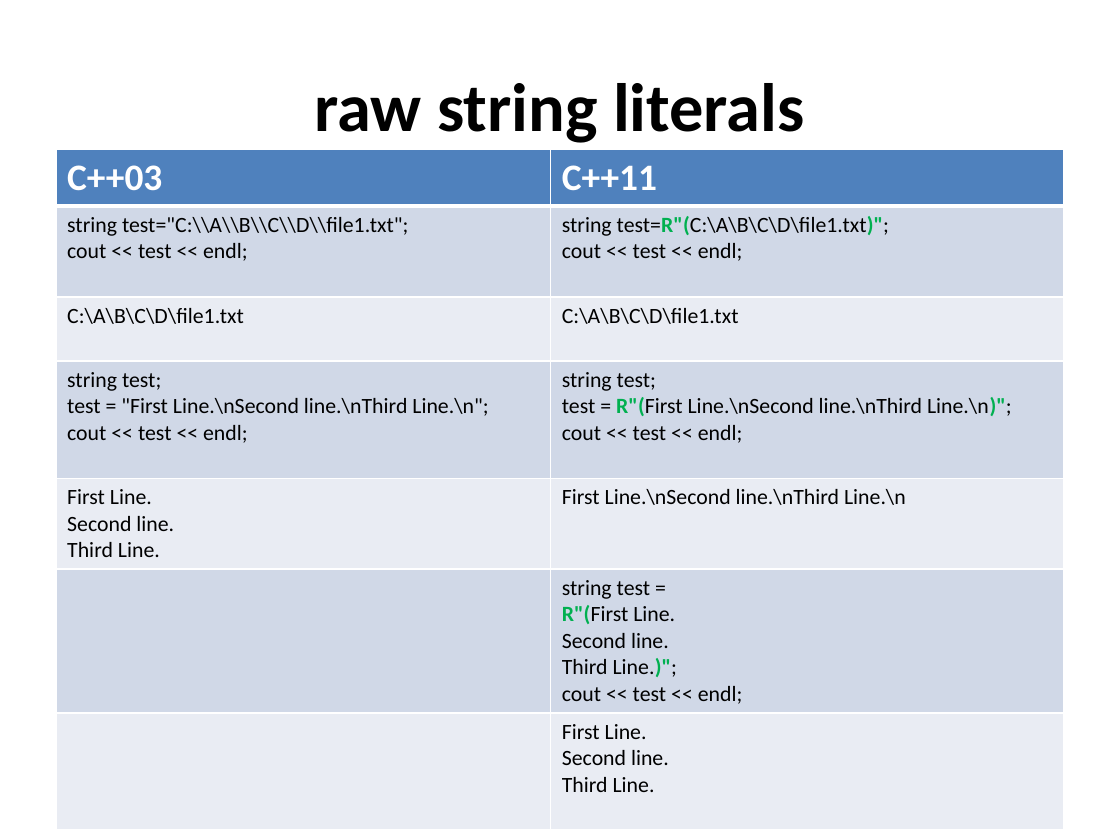
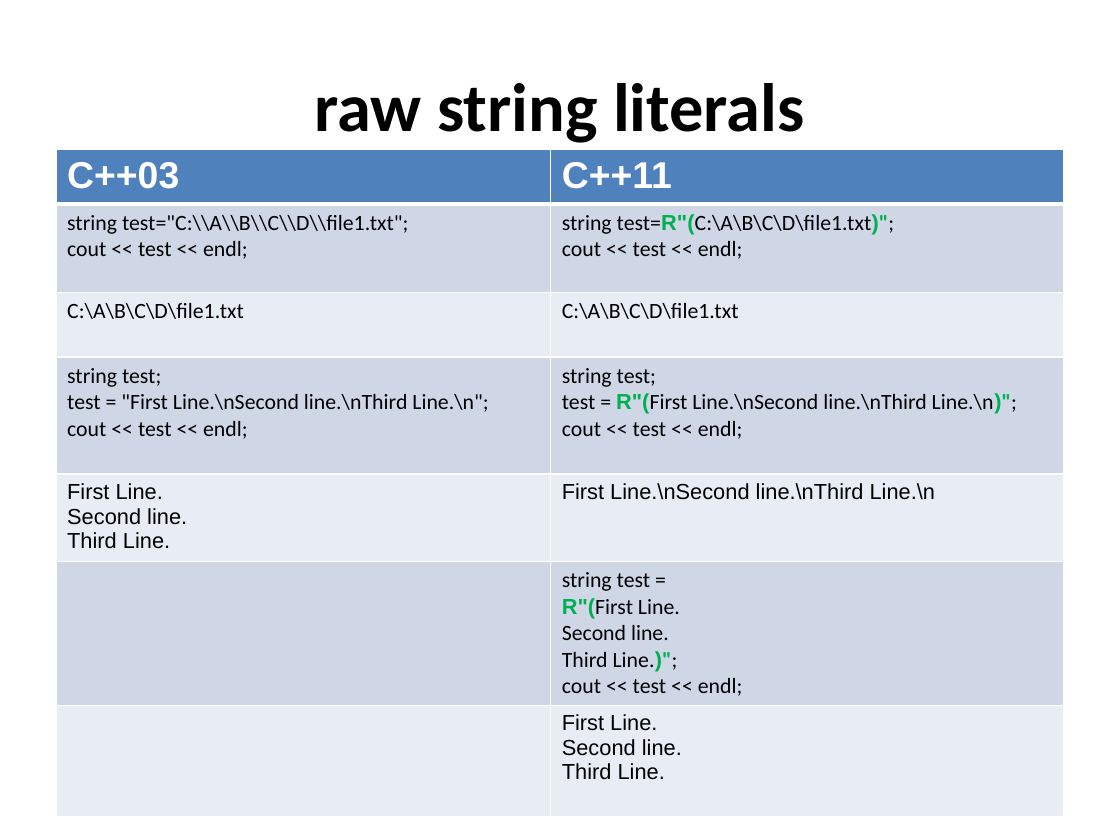
Before and after one commit to xtofl/cpp11training, a slide deck: slide 9 of slides/1.coreextensions-c11-121213071023-phpapp02-reordered.pptx (slide 8 before the commit). Drawn at 1120x840 pixels with LibreOffice and Linux fonts; fonts in the diff are those of the drawing. Boxes give left, top, right and bottom in pixels: in the first picture for what was removed or moved away, otherwise in the second. Text is boxed around its words. In the diff, an @@ line names an element or a change of style, - is before the commit and + after.

```diff
--- a/slides/1.coreextensions-c11-121213071023-phpapp02-reordered.pptx
+++ b/slides/1.coreextensions-c11-121213071023-phpapp02-reordered.pptx
@@ table at bbox=[56, 149, 1064, 784] @@
@@ fill #D0D8E8 to #CFD7E7 in 6 cells @@
@@ fill #E9EDF4 to #E8ECF4 in 6 cells @@
@@ font Calibri to Arial in "C++03", "C++11", "test=R"(C:\A\B\C\D\file1.txt)";", "R"(First Line.\n)";" and 9 more places @@
```
Also in this commit, not shown: 46 other slides changed, 5 slides added, 5 slides removed, 1 other file.
